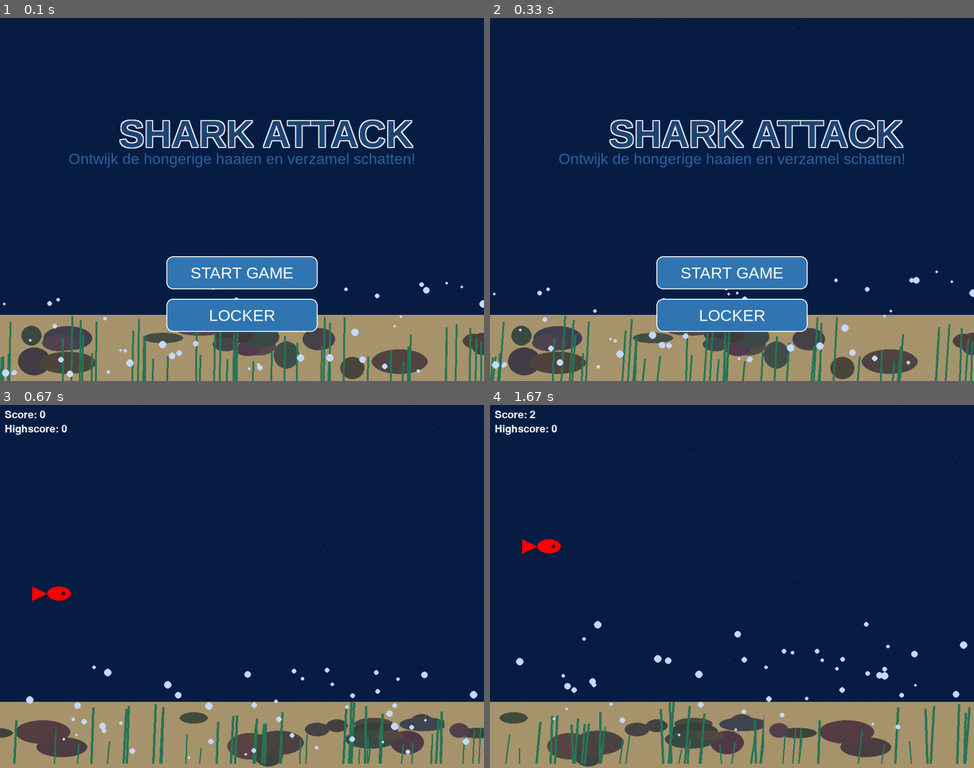
Above: before the commit, frames 1-4 (two rows, left to right).
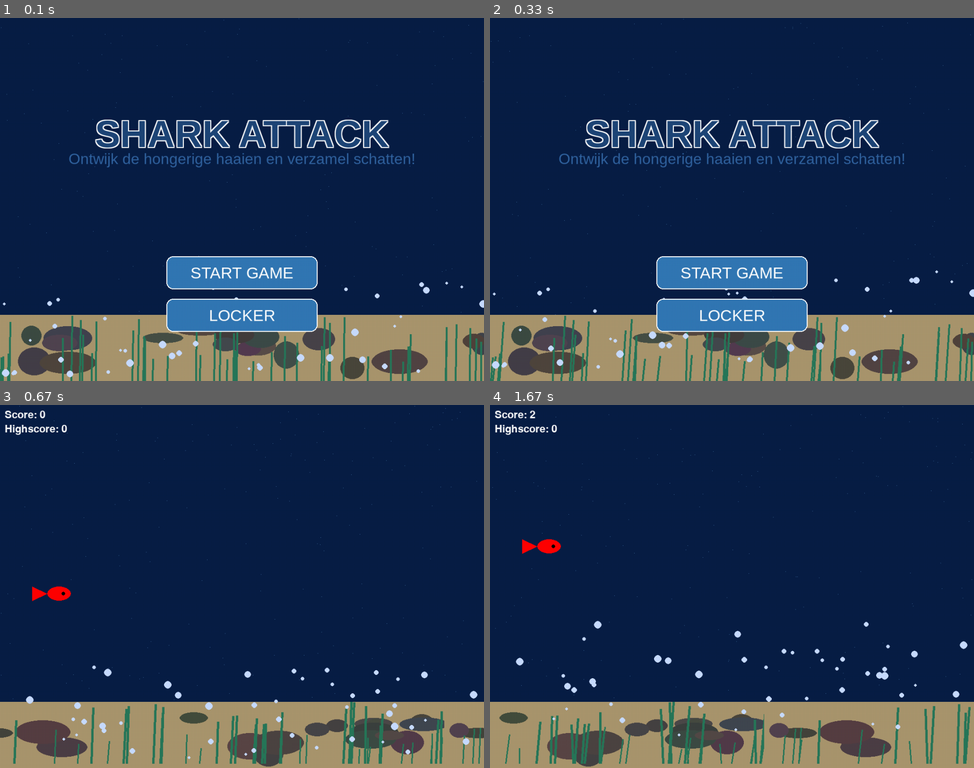
Above: after the commit, the same moments.

Repository: UCLL-introproject-2526/projectweek-46-alibi
Game: pygame game, started from main.py
The game is run twice, just before and just after one commit, with the same random seed, the same clock (stepped at 60 frames per second) and the same inputs.
Inputs (mouse positions are in pixels of both pictures, inside the frame that each line leads up to):
- Up to frame 1 (0.1 s): no input
- Up to frame 2 (0.33 s): no input
- Up to frame 3 (0.67 s): click "START GAME" at 0.38 s
- Up to frame 4 (1.67 s): hold Up 0.67-1.13 s; move the mouse to (712, 601) at 0.7 s; hold Down 1.17-1.47 s; hold Up from 1.5 s (still down)

The runs differ from the first frame. In frame 1, 3.5% of the frame differs, in the area x 19-86%, y 28-36%; in frame 2, 3.5%; in frame 3, nothing differs; in frame 4, nothing differs.

Commit message:
tekst in het midden

Diff:
--- a/homescreen.py
+++ b/homescreen.py
@@ -132,13 +132,14 @@
             )
 
         # ===== TITEL =====
+        title_surf = title_font.render("SHARK ATTACK", True, (30, 70, 120))
         draw_outlined_text(
             screen,
             "SHARK ATTACK",
             title_font,
             (30, 70, 120),
             (255, 255, 255),
-            (WIDTH//2 - 260, 200)
+            (WIDTH//2 - title_surf.get_width()//2, 200)
         )
 
         subtitle = sub_font.render(
